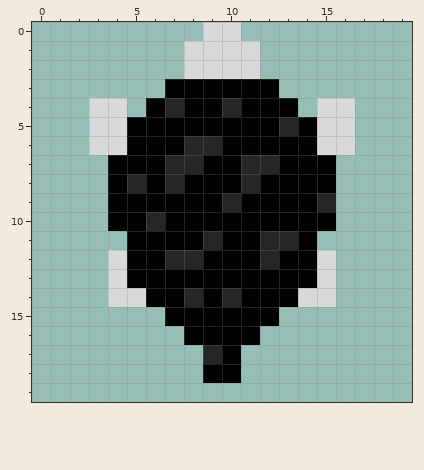
Pixel-art sprite, stored at res/black-sheep.png. Above: the version before the commit.
The file is 20x20 pixels.
After:
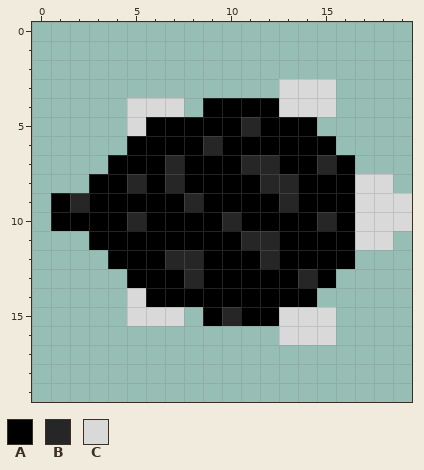
Palette (. is transparent): A #000000  B #262626  C #d9d9d9
Diff:
The author put colour A in row 7 at x 16; in row 8 at x 3 and 16; in row 9 at x 1, 3 and 16; in row 10 at x 1 to 3 and 16; in row 11 at x 3 to 4 and 15 to 16; in row 12 at x 16.
Colour B becomes colour A in row 4 at x 10; in row 5 at x 13; in rows 6 to 7 at x 8; in row 8 at x 11; in row 9 at x 10 and 15; in row 10 at x 6.
Colour B becomes colour A in row 11 at x 9 and 13; in row 14 at x 8 and 10.
Colour C becomes colour A in row 6 at x 15; in row 12 at x 4 and 15; in row 13 at x 15; in row 14 at x 14.
The author put colour B in row 9 at x 2.
Colour A becomes colour B in row 5 at x 11; in row 7 at x 15; in row 8 at x 12 to 13; in row 9 at x 8 and 13; in row 10 at x 5, 10 and 15; in row 11 at x 11.
Colour A becomes colour B in row 13 at x 8 and 14; in row 15 at x 10.
The author put colour C in row 3 at x 13 to 15; in row 4 at x 5 and 14; in row 8 at x 17 to 18; in rows 9 to 10 at x 17 to 19; in row 11 at x 17 to 18; in row 15 at x 5 to 6 and 13 to 15.
The author put colour C in row 16 at x 13 to 15.
Colour A becomes colour C in row 4 at x 6 and 13; in row 5 at x 5; in row 15 at x 7.
Colour B becomes colour C in row 4 at x 7.
Colour A is removed in row 3 at x 7 to 12; in row 4 at x 8; in row 15 at x 8; in row 16 at x 8 to 11; in row 17 at x 10; in row 18 at x 9 to 10.
Colour B is removed in row 17 at x 9.
Colour C is removed in row 0 at x 9 to 10; in rows 1 to 2 at x 8 to 11; in row 4 at x 3 to 4 and 16; in row 5 at x 3 to 4 and 15 to 16; in row 6 at x 3 to 4 and 16; in row 13 at x 4.
Colour C is removed in row 14 at x 4 and 15.
Pixel boxes of the changes (left, top, right, bottom) in both pictures:
changed: (51, 22, 412, 383)
